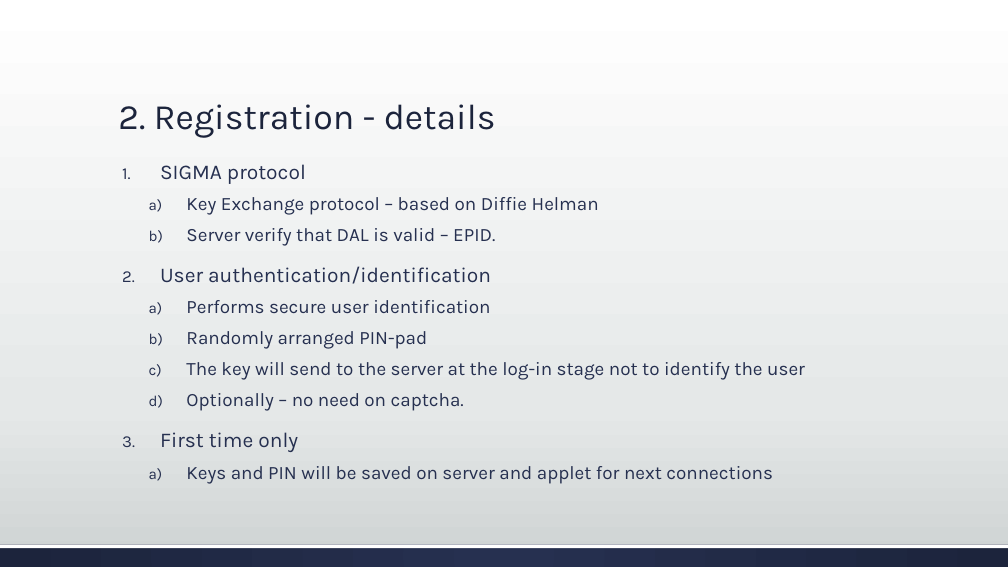
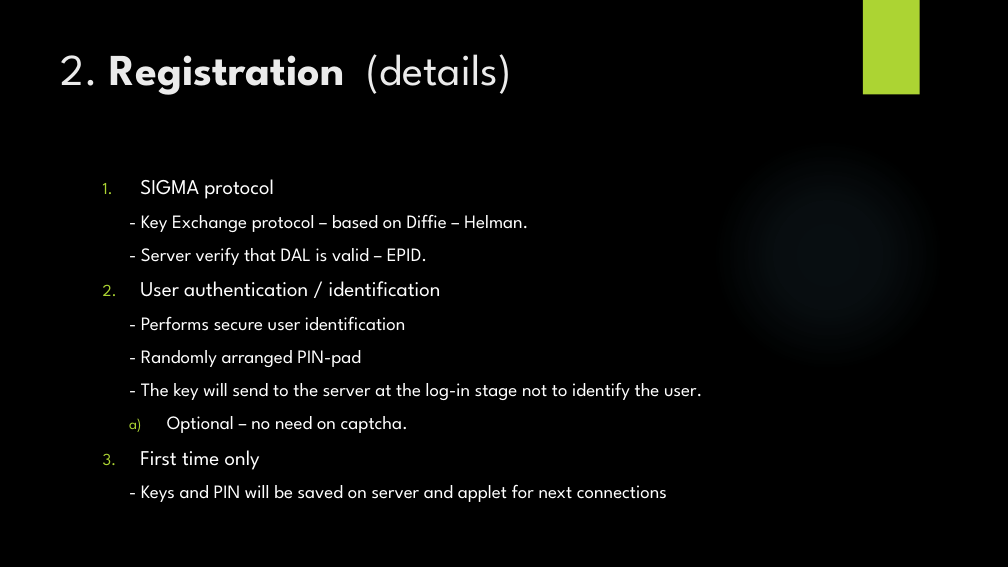
Before and after one commit to YishaiShilo/OurProject, a slide deck: slide 6 of Secure image display flow and details.pptx. Drawn at 1008x567 pixels with LibreOffice and Linux fonts; fonts in the diff are those of the drawing; background and template pictures are left out. Boxes give left, top, right and bottom in pixels: in the first picture for what was removed or moved away, otherwise in the second. Text is boxed around its words. In the diff, an @@ line names an element or a change of style, - is before the commit and + after.

```diff
--- a/Secure image display flow and details.pptx
+++ b/Secure image display flow and details.pptx
@@ background gradient #FFFFFF to #E5E8E8 to #CDD2D2 to picture (left out) @@
@@ rectangle added at [863, 0, 920, 95], fill #ACD433 @@
@@ title "2. Registration (details)" at [61, 54, 511, 95]: vertical alignment bottom to top @@
@@ title at [61, 54, 511, 95]: text changed; size 34 to 42 pt; font Karla to League Spartan; text colour #1D243C to #EBEBEB; bold on @@
-2. Registration - details
+2. Registration (details)
@@ ellipse added at [712, 138, 944, 371], fill gradient #7AC4F0 @@
@@ text "SIGMA protocol": place and size @@
-text "SIGMA protocol" at [160, 164, 805, 484]
+text "SIGMA protocol" at [140, 179, 702, 502]
@@ text at [140, 179, 274, 470]: font Karla to League Spartan, text colour #263050 to #FFFFFF in "SIGMA protocol", "First time only"; line spacing 0.9 to 1; less space between paragraphs; bullet colour #263050 to #ACD433 @@
@@ text at [140, 214, 702, 433]: text changed; font Karla to League Spartan; text colour #263050 to #FFFFFF @@
-  a) Key Exchange protocol – based on Diffie Helman
-  b) Server verify that DAL is valid – EPID.
-2. User authentication/identification
-  a) Performs secure user identification
-  b) Randomly arranged PIN-pad
-  c) The key will send to the server at the log-in stage not to identify the user
-  d) Optionally – no need on captcha.
+  - Key Exchange protocol – based on Diffie – Helman.
+  - Server verify that DAL is valid – EPID.
+2. User authentication / identification
+  - Performs secure user identification
+  - Randomly arranged PIN-pad
+  - The key will send to the server at the log-in stage not to identify the user.
+  a) Optional – no need on captcha.
@@ text at [141, 484, 667, 502]: text changed; font Karla to League Spartan; text colour #263050 to #FFFFFF @@
-  a) Keys and PIN will be saved on server and applet for next connections
+  - Keys and PIN will be saved on server and applet for next connections
@@ rectangle removed at [0, 544, 1008, 567] @@
@@ rectangle removed at [0, 544, 1008, 548] @@
```
Also in this commit, not shown: 5 other slides changed, 1 slide added, 2 slides removed.
